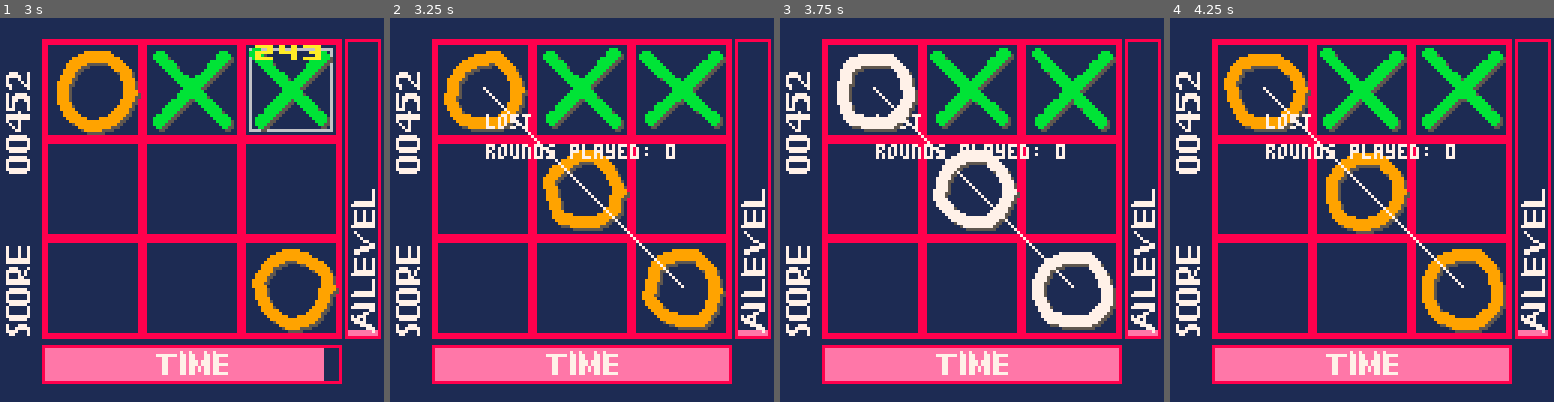
Above: before the commit, frames 1-4 (left to right).
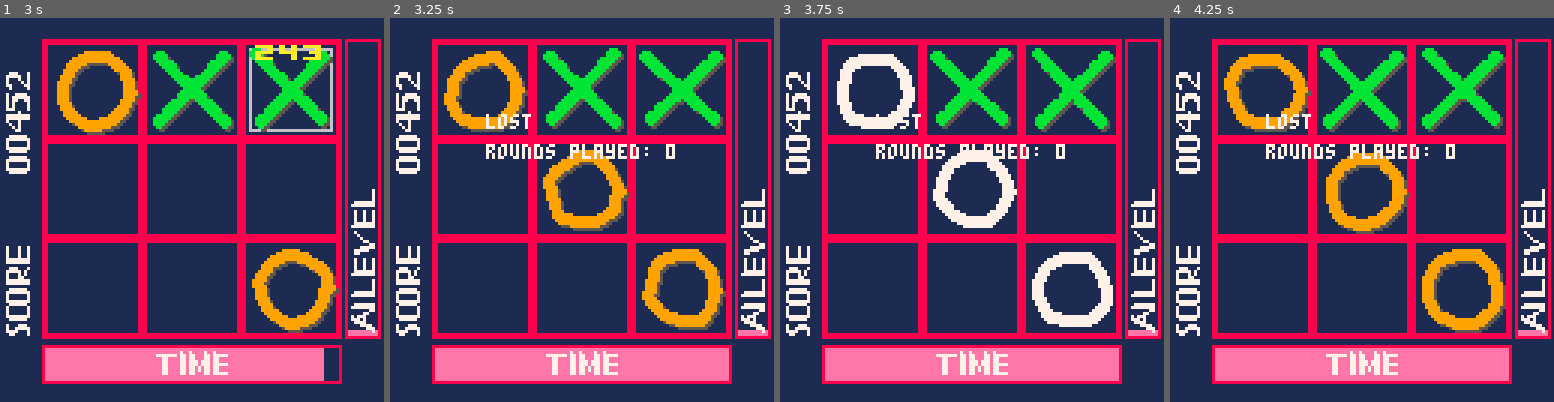
Above: after the commit, the same moments.

Repository: daniig/tttrush
Game: PICO-8 cartridge tictac.p8
The game is run twice, just before and just after one commit, with the same random seed, the same clock (stepped at 60 frames per second) and the same inputs.
Inputs:
- Up to frame 1 (3 s): tap X (X key) at 0.33, 1.07, 1.85, 2.97 s; tap O (Z key) at 0.7, 1.7, 2.1, 2.5, 2.9 s; hold Right 1.6-2.1 s; hold Up 2.15-2.42 s; hold Right from 2.47 s (still down)
- Up to frame 2 (3.25 s): release Right at 3.03 s; hold Left from 3.08 s (still down)
- Up to frame 3 (3.75 s): tap O (Z key) at 3.3, 3.7 s; release Left at 3.58 s; hold Down from 3.63 s (still down)
- Up to frame 4 (4.25 s): release Down at 3.97 s; hold Right from 4.02 s (still down); tap X (X key) at 4.08 s; tap O (Z key) at 4.1 s

Frame 1 is identical in both runs. In frame 2, 0.4% of the frame differs, in the area x 24-77%, y 17-71%; in frame 3, 1.5%, in the area x 17-88%, y 12-82%; in frame 4, 0.4%.

Commit message:
Texto parpadea con poco tiempo

Diff:
--- a/tictac.p8
+++ b/tictac.p8
@@ -252,6 +252,12 @@
 function irnd(n)
 	return flr(rnd(n))
 end
+
+-- integer odd?
+function odd(n)
+	return ((flr(n)&0x01)==0x01)
+end
+
 -->8
 -- logic
 lines={
@@ -491,8 +497,7 @@
 
 function next_note(note,move)
 	if move!=nil then
-		return t(note==num_notes-1,
-		         0,note+1)
+		return t(note==num_notes-1,0,note+1)
  else
  	return note
  end
@@ -505,9 +510,9 @@
  	return nil
  else
  	return make_blinky(
-										b.pos,
-										b.txt,
-										b.off+blinky_off_speed)
+		b.pos,
+		b.txt,
+		b.off+blinky_off_speed)
 	end
 end
 
@@ -708,7 +713,7 @@
  local color_=
  	t(phase=="cpu",
  	  cursor_dis_color,
- 	  t(ptime&0x01==0x01,
+ 	  t(odd(ptime),
  	    cursor_a_color,
  	    cursor_b_color))
  rect2(
@@ -722,7 +727,7 @@
 	local x0=tile_off_x+(i-1)*tile_side+1
 	local y0=tile_off_y+(j-1)*tile_side+1
 	local backup_seed=rnd()
-	if piece_shadows then
+	if piece_shadows and not highlight then
 		srand(dseed)
 		draw_figure(f_ecks_0,x0+1,y0+1,shadow_brush)
 		draw_figure(f_ecks_1,x0+1,y0+1,shadow_brush)
@@ -737,7 +742,7 @@
 	local x0=tile_off_x+(i-.6)*tile_side
 	local y0=tile_off_y+(j-.6)*tile_side
 	local backup_seed=rnd()
-	if piece_shadows then
+	if piece_shadows and not highlight then
 		srand(dseed)
 		draw_figure(f_circle,x0+1,y0+1,shadow_brush)
 	end
@@ -780,9 +785,10 @@
 	 ((tile_side*3-2)*timer)/255,
 	 timer_height-2,
 	 14)
-	local text_x=
-		screen_side/2-12 -- 12=text width/2
-	sspr(0,8,24,8,text_x,timer_off_y+2)
+	local text_x=screen_side/2-12 -- 12=text width/2
+	if timer > max_timer/4 or odd(timer) then	-- blink when timer low
+		sspr(0,8,24,8,text_x,timer_off_y+2)
+	end
 end
 
 function draw_usr_msg(phase,rounds,ptime)
@@ -893,7 +899,6 @@
 		end
 		local win_line=t(player_win_line==nil,cpu_win_line,player_win_line)
 		draw_pieces(gs.board,gs.dseed,win_line,gs.ptime)
-		draw_hilite(gs.movehlite)
 		if gs.blinky!=nil then
 			draw_blinky(gs.blinky,gs.ptimec&0x01)
 		end
@@ -940,14 +945,14 @@
 0070070099999999bbbbbbbb00099000000bb0000005500000077000000000007777777777777777000000000000000000000000000000000000000000000000
 0000000099999999bbbbbbbb00000000000000000000000000000000000000000000000000000000000000000000000000000000000000000000000000000000
 0000000099999999bbbbbbbb00000000000000000000000000000000000000000700700707007007000000000000000000000000000000000000000000000000
-00000000700700007007000000000000000000000000000000000000000000000700700707007007000000000000000000000000000000000000000000000000
-77777770770770007707777770000000000000000000000000000000000000000700700707007007000000000000000000000000000000000000000000000000
-00770000770770007707700000000000000000000000000000000000000000000700700707007007000000000000000000000000000000000000000000000000
+00000000700700007007000000000000000770000000000000000000000000000700700707007007000000000000000000000000000000000000000000000000
+77777770770770007707777770000000077777700000000000000000000000000700700707007007000000000000000000000000000000000000000000000000
+00770000770770007707700000000000777777770000000000000000000000000700700707007007000000000000000000000000000000000000000000000000
 00770000770777077707700000000000000000000000000000000000000000000777777707777777000000000000000000000000000000000000000000000000
-00770000770777077707777770000000000000000000000000000000000000007777777777777777000000000000000000000000000000000000000000000000
-00770000770770707707700000000000000000000000000000000000000000000000000000000000000000000000000000000000000000000000000000000000
-00770000770770707707700000000000000000000000000000000000000000000700000007000000000000000000000000000000000000000000000000000000
-00770000770770007707777770000000000000000000000000000000000000000070000000700000000000000000000000000000000000000000000000000000
+00770000770777077707777770000000700707700000000000000000000000007777777777777777000000000000000000000000000000000000000000000000
+00770000770770707707700000000000700707070000000000000000000000000000000000000000000000000000000000000000000000000000000000000000
+00770000770770707707700000000000700707700000000000000000000000000700000007000000000000000000000000000000000000000000000000000000
+00770000770770007707777770000000077007000000000000000000000000000070000000700000000000000000000000000000000000000000000000000000
 00000000000000000000000000000000000000000000000000000000000000000007000000070000000000000000000000000000000000000000000000000000
 00000000000000000000000000000000000000000000000000000000000000000000770000007700000000000000000000000000000000000000000000000000
 00000000000000000000000000000000000000000000000000000000000000000000007700000077000000000000000000000000000000000000000000000000
